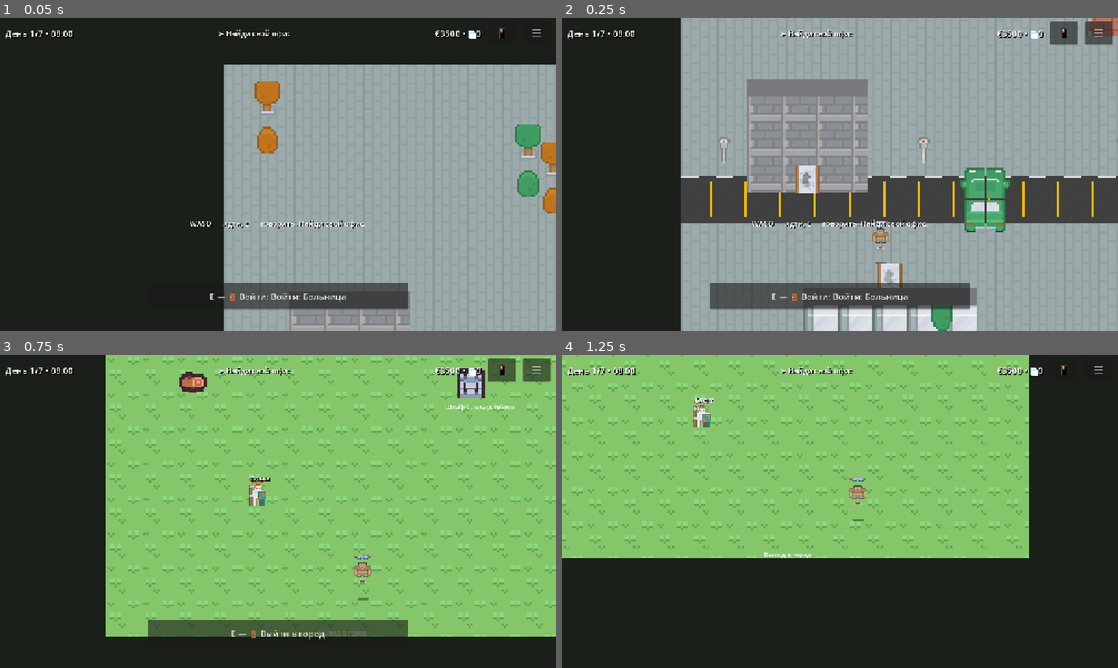
Above: before the commit, frames 1-4 (two rows, left to right).
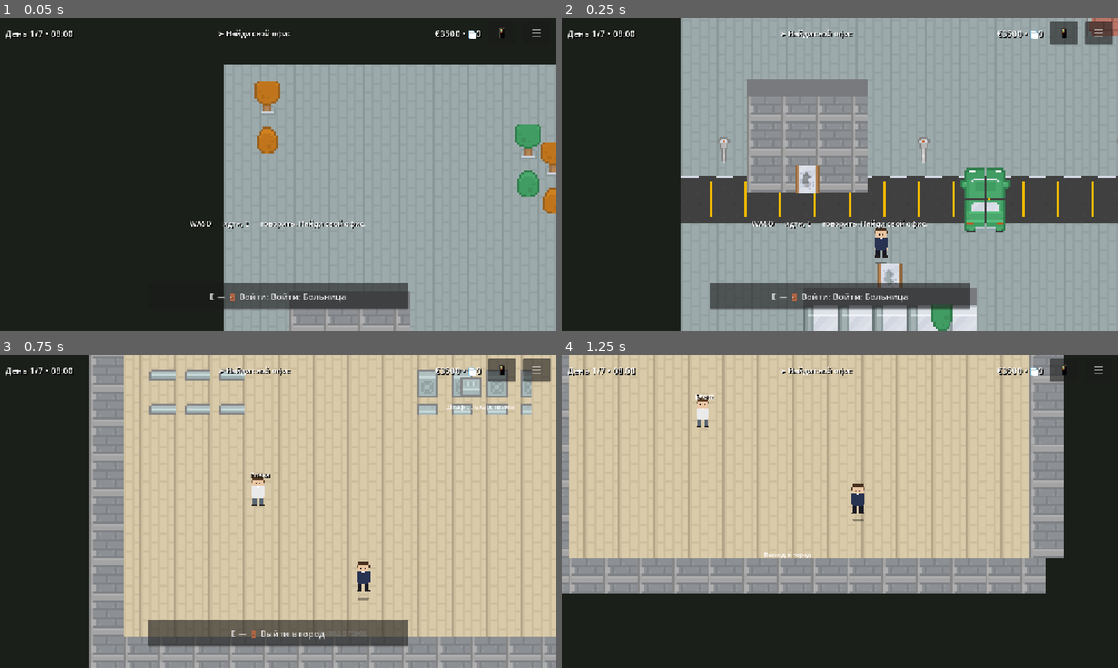
Above: after the commit, the same moments.

Repository: victor-osipov-dev/deputy
Game: Godot game, scene res://scenes/City.tscn
Two runs of this game, one before a commit and one after it. Both use one fixed random seed, a clock stepped at 60 frames per second and the inputs below.
Inputs (mouse positions are in pixels of both pictures, inside the frame that each line leads up to):
- Up to frame 1 (0.05 s): no input
- Up to frame 2 (0.25 s): no input
- Up to frame 3 (0.75 s): move the mouse to (400, 495) at 0.52 s; hold D (move_right) from 0.53 s (still down); hold E (interact) from 0.53 s (still down); click (400, 495) at 0.67 s
- Up to frame 4 (1.25 s): keep holding D (move_right); keep holding E (interact)

Frame 1 is identical in both runs. In frame 2, 0.2% of the frame differs, in the area x 55-59%, y 64-77%; in frame 3, 83%, in the area x 16-100%, y 0-100%; in frame 4, 68%.

Commit message:
Интерьеры и персонажи на modern-city: мебель/пол/стены из атласа, пиксельные пешеходы генерируются кодом

Diff:
--- a/scripts/world/interior.gd
+++ b/scripts/world/interior.gd
@@ -1,35 +1,30 @@
 extends "res://scripts/world/world_base.gd"
 ## Интерьер здания из data/interiors.json: пол, мебель, NPC по постам, объекты.
-## Текстуры: Kenney Tiny Town (CC0), сетка 80px.
+## Текстуры: Kenney Roguelike Modern City (CC0), сетка 80px.
 
 const PX := 80
 
 var conf := {}
 var loc := ""
 
-# пол по зданию
-const FLOOR := {
-	"office": 1,
-	"school": 1,
-	"city_hall": 1,
-	"hospital": 1,
-	"news": 1,
-}
+# индексы тайлов modern-city (row*37+col)
+const T_WOOD := 745 # (28,20) бежевая брусчатка
+const T_WALL := 227 # (5,6) серый кирпич
 
-# мебель: тайл и высота спрайта
+# мебель: индекс тайла-«облицовки» прямоугольника-препятствия
 const FURN := {
-	"Стол": [103, 4.0],
-	"Принтерная": [102, 4.0],
-	"Диван-кровать": [106, 4.0],
-	"Класс 1": [108, 4.0],
-	"Класс 2": [108, 4.0],
-	"Кабинет директора": [103, 4.0],
-	"Приёмная": [108, 4.0],
-	"Зал заседаний": [103, 4.0],
-	"Палата": [106, 4.0],
-	"Склад лекарств": [102, 4.0],
-	"Отдел новостей": [108, 4.0],
-	"Архив": [102, 4.0],
+	"Стол": 546, # принтерный ящик
+	"Принтерная": 545, # ящик с кнопкой
+	"Диван-кровать": 849, # шкаф-тумба
+	"Класс 1": 543, # коробки-парта
+	"Класс 2": 544,
+	"Кабинет директора": 886, # шкафчик
+	"Приёмная": 548, # ящик с ручкой
+	"Зал заседаний": 805, # тёмный шкаф
+	"Палата": 886, # шкафчик
+	"Склад лекарств": 579, # шкафчик с окошком
+	"Отдел новостей": 804, # тёмная стойка
+	"Архив": 875, # тёмный хват-шкаф
 }
 
 
@@ -41,8 +36,7 @@
 	if conf.is_empty():
 		conf = {"name": loc, "size": [1100, 700], "floor": [0.2, 0.2, 0.2], "obstacles": [], "npc_spots": {}, "props": []}
 	var sz: Array = conf.get("size", [1100, 700])
-	var floor_i: int = FLOOR.get(loc, 13)
-	add_child(Tex.tiled(Tex.tile_big(floor_i, PX), Rect2(0, 0, sz[0], sz[1])))
+	add_child(Tex.tiled(Tex.mc_big(T_WOOD, PX), Rect2(0, 0, sz[0], sz[1])))
 	_walls(sz[0], sz[1])
 	_label(str(conf.get("name", loc)), Vector2(30, 16), 24)
 	for o in conf.get("obstacles", []):
@@ -71,10 +65,10 @@
 
 
 func _walls(w: float, h: float) -> void:
-	_solid_body(Rect2(-40, -40, w + 80, 40))
-	_solid_body(Rect2(-40, h, w + 80, 40))
-	_solid_body(Rect2(-40, 0, 40, h))
-	_solid_body(Rect2(w, 0, 40, h))
+	var rects := [Rect2(-40, -40, w + 80, 40), Rect2(-40, h, w + 80, 40), Rect2(-40, 0, 40, h), Rect2(w, 0, 40, h)]
+	for r in rects:
+		add_child(Tex.tiled(Tex.mc_big(T_WALL, PX), r))
+		_solid_body(r)
 
 
 func _label(text: String, pos: Vector2, size: int) -> Label:
@@ -100,14 +94,13 @@
 
 func _furniture(o: Dictionary) -> void:
 	var r := Rect2(o["x"], o["y"], o["w"], o["h"])
-	var st: Array = FURN.get(str(o.get("label", "")), [102, 4.0])
-	var s := Tex.spr(Tex.tile(st[0]), st[1])
-	s.position = r.position + r.size * 0.5 + Vector2(0, -20)
+	var idx: int = FURN.get(str(o.get("label", "")), 546)
+	var s := Tex.tiled(Tex.mc_big(idx, PX), r)
 	add_child(s)
 	_solid_body(r)
 
 
-var PROP_TILE := {"printer": 102, "paper": 102, "bed": 106, "info_board": 102, "flavor": 102}
+var PROP_TILE := {"printer": 545, "paper": 547, "bed": 849, "info_board": 616, "flavor": 543}
 
 
 func _prop(p: Dictionary) -> void:
@@ -140,8 +133,8 @@
 	cs2.shape = cc2
 	a2.add_child(cs2)
 	add_child(a2)
-	var s := Tex.spr(Tex.tile(PROP_TILE.get(kind, 102)), 4.0)
-	s.position = pos + Vector2(0, -20)
+	var s := Tex.spr(Tex.mc_big(PROP_TILE.get(kind, 542), PX), 1.0)
+	s.position = pos + Vector2(0, -16)
 	add_child(s)
 	_label(str(p.get("label", "")), pos + Vector2(-60, 20), 15)
 
--- a/scripts/world/npc.gd
+++ b/scripts/world/npc.gd
@@ -16,8 +16,8 @@
 	circle.radius = 16.0
 	shape.shape = circle
 	n.add_child(shape)
-	var face := Tex.spr(Tex.char_for(npc_id), 2.5)
-	face.position = Vector2(0, -32)
+	var face := Tex.spr(Tex.char_for(npc_id), 3.0)
+	face.position = Vector2(0, -34)
 	n.add_child(face)
 	var tag := Label.new()
 	tag.text = dname
@@ -26,7 +26,7 @@
 	tag.add_theme_color_override("font_shadow_color", Color(0, 0, 0, 0.9))
 	tag.add_theme_constant_override("shadow_offset_x", 1)
 	tag.add_theme_constant_override("shadow_offset_y", 1)
-	tag.position = Vector2(-40, -76)
+	tag.position = Vector2(-40, -84)
 	tag.custom_minimum_size = Vector2(90, 0)
 	tag.horizontal_alignment = HORIZONTAL_ALIGNMENT_CENTER
 	n.add_child(tag)
@@ -48,8 +48,8 @@
 	n.ambient_line = line
 	n.name = "Ambient"
 	var idx: int = abs(line.hash()) % 6
-	var face := Tex.spr(Tex.ambient_char(idx), 2.5)
-	face.position = Vector2(0, -30)
+	var face := Tex.spr(Tex.ambient_char(idx), 3.0)
+	face.position = Vector2(0, -32)
 	n.add_child(face)
 	var tag := Label.new()
 	tag.text = line
@@ -58,7 +58,7 @@
 	tag.add_theme_color_override("font_shadow_color", Color(0, 0, 0, 0.9))
 	tag.add_theme_constant_override("shadow_offset_x", 1)
 	tag.add_theme_constant_override("shadow_offset_y", 1)
-	tag.position = Vector2(-110, -68)
+	tag.position = Vector2(-110, -74)
 	tag.custom_minimum_size = Vector2(230, 0)
 	tag.horizontal_alignment = HORIZONTAL_ALIGNMENT_CENTER
 	tag.autowrap_mode = TextServer.AUTOWRAP_WORD_SMART
--- a/scripts/world/player.gd
+++ b/scripts/world/player.gd
@@ -23,7 +23,7 @@
 	shade.polygon = PackedVector2Array([Vector2(-14, 10), Vector2(14, 10), Vector2(10, 16), Vector2(-10, 16)])
 	shade.color = Color(0, 0, 0, 0.35)
 	add_child(shade)
-	body = Tex.spr(Tex.char_for("player"), 2.5)
+	body = Tex.spr(Tex.char_for("player"), 3.0)
 	body.position = Vector2(0, -32)
 	add_child(body)
 	var sensor := Area2D.new()
@@ -58,9 +58,9 @@
 	# лёгкое покачивание при ходьбе
 	if velocity.length() > 10.0:
 		step_phase += _delta * 10.0
-		body.position.y = -52.0 + abs(sin(step_phase)) * -4.0
+		body.position.y = -34.0 + abs(sin(step_phase)) * -4.0
 	else:
-		body.position.y = -52.0
+		body.position.y = -34.0
 
 
 func is_moving() -> bool:
--- a/scripts/world/tex.gd
+++ b/scripts/world/tex.gd
@@ -1,9 +1,7 @@
 class_name Tex
 extends RefCounted
-## Текстуры Kenney (CC0, см. assets/town/License-*): тайлы города и персонажи.
-
-const ATLAS := preload("res://assets/town/atlas.png")
-const CHARS := preload("res://assets/town/chars.png")
+## Текстуры Kenney (CC0) + генерация пиксельных пешеходов кодом.
+
 const MC := preload("res://assets/city/mc_atlas.png")
 ## Атлас modern-city: 37 колонок, шаг 17px.
 const MC_COLS := 37
@@ -78,66 +76,125 @@
 	return it
 
 
-## Прямоугольник из атласа персонажей (координаты листа).
-static func char_rect(r: Rect2) -> AtlasTexture:
+## Кто как выглядит: индекс варианта пешехода (16x24, генерируется кодом).
+static func char_for(npc_id: String) -> AtlasTexture:
 	var a := AtlasTexture.new()
-	a.atlas = CHARS
-	a.region = r
+	a.atlas = person_tex(person_index(npc_id))
+	a.region = Rect2(0, 0, 16, 24)
 	return a
 
 
-## Кто как выглядит: col,row в сетке листа (фигуры ~17x25).
-static func char_for(npc_id: String) -> AtlasTexture:
-	var col := 1
-	var row := 8
+## Случайный прохожий для толпы.
+static func ambient_char(i: int) -> ImageTexture:
+	var pool := [11, 1, 9, 3, 6, 10]
+	return person_tex(pool[posmod(i, pool.size())])
+
+
+# ---------- пиксельные пешеходы (генерация в рантайме) ----------
+
+static var _people: Array[ImageTexture] = []
+
+# [цвет волос, цвет пиджака/платья, цвет брюк]
+const P_PAL := [
+	[Color(0.28, 0.19, 0.12), Color(0.16, 0.2, 0.32), Color(0.1, 0.1, 0.14)], # игрок: депутат
+	[Color(0.85, 0.7, 0.4), Color(0.6, 0.62, 0.66), Color(0.25, 0.27, 0.3)], # помощник
+	[Color(0.2, 0.15, 0.1), Color(0.2, 0.45, 0.45), Color(0.2, 0.24, 0.28)], # учительница
+	[Color(0.7, 0.7, 0.7), Color(0.45, 0.2, 0.24), Color(0.15, 0.15, 0.18)], # директор
+	[Color(0.12, 0.1, 0.1), Color(0.2, 0.3, 0.22), Color(0.1, 0.1, 0.1)], # чиновник
+	[Color(0.6, 0.45, 0.3), Color(0.35, 0.25, 0.45), Color(0.15, 0.15, 0.2)], # коллега
+	[Color(0.1, 0.1, 0.12), Color(0.25, 0.35, 0.55), Color(0.12, 0.12, 0.16)], # журналист
+	[Color(0.35, 0.24, 0.14), Color(0.92, 0.92, 0.92), Color(0.35, 0.4, 0.45)], # врач
+	[Color(0.85, 0.85, 0.85), Color(0.75, 0.5, 0.55), Color(0.5, 0.35, 0.4)], # бабушка
+	[Color(0.2, 0.15, 0.1), Color(0.8, 0.45, 0.15), Color(0.2, 0.2, 0.25)], # водитель
+	[Color(0.1, 0.08, 0.08), Color(0.5, 0.35, 0.2), Color(0.3, 0.3, 0.34)], # строитель
+	[Color(0.7, 0.3, 0.15), Color(0.3, 0.5, 0.3), Color(0.2, 0.2, 0.24)], # активист
+]
+
+
+static func person_index(npc_id: String) -> int:
 	match npc_id:
 		"player":
-			col = 1
-			row = 9
+			return 0
 		"assistant":
-			col = 1
-			row = 7
+			return 1
 		"teacher_anna":
-			col = 0
-			row = 7
+			return 2
 		"principal":
-			col = 0
-			row = 8
+			return 3
 		"official":
-			col = 1
-			row = 10
+			return 4
 		"deputy_kol":
-			col = 1
-			row = 6
+			return 5
 		"journalist":
-			col = 0
-			row = 9
+			return 6
 		"doctor_elena":
-			col = 0
-			row = 11
+			return 7
 		"patient_granny":
-			col = 1
-			row = 5
+			return 8
 		"driver_sergey":
-			col = 0
-			row = 6
+			return 9
 		"builder":
-			col = 0
-			row = 10
+			return 10
 		"activist":
-			col = 0
-			row = 5
-	var y := row * 17 - 4
-	if y < 0.0:
-		y = 0.0
-	return char_rect(Rect2(col * 17, y, 17, 25))
-
-
-## Случайный прохожий для толпы.
-static func ambient_char(i: int) -> AtlasTexture:
-	var pool := [Vector2(1, 8), Vector2(0, 2), Vector2(1, 2), Vector2(0, 1), Vector2(1, 1), Vector2(0, 8)]
-	var c: Vector2 = pool[i % pool.size()]
-	return char_rect(Rect2(c.x * 17, c.y * 17 - 4, 17, 25))
+			return 11
+		_:
+			return 4
+
+
+## Спрайт-текстура пешехода по индексу.
+static func person_tex(i: int) -> ImageTexture:
+	if _people.is_empty():
+		_build_people()
+	return _people[abs(i) % _people.size()]
+
+
+static func _build_people() -> void:
+	for v in P_PAL.size():
+		var img := Image.create(16, 24, false, Image.FORMAT_RGBA8)
+		_one_person(img, P_PAL[v])
+		_people.append(ImageTexture.create_from_image(img))
+
+
+static func _one_person(img: Image, p: Array) -> void:
+	var hair: Color = p[0]
+	var suit: Color = p[1]
+	var pants: Color = p[2]
+	var skin := Color(0.92, 0.78, 0.64)
+	var shirt := Color(1, 1, 1)
+	var dark := Color(0.13, 0.12, 0.12)
+	var eye := Color(0.08, 0.07, 0.07)
+	# волосы
+	for y in 3:
+		for x in range(4, 12):
+			img.set_pixel(x, y, hair)
+	# лицо
+	for y in range(3, 8):
+		for x in range(4, 12):
+			img.set_pixel(x, y, skin)
+	for y in range(3, 5):
+		img.set_pixel(3, y, hair)
+		img.set_pixel(12, y, hair)
+	img.set_pixel(6, 5, eye)
+	img.set_pixel(9, 5, eye)
+	# пиджак
+	for y in range(8, 17):
+		for x in range(3, 13):
+			img.set_pixel(x, y, suit)
+	for x in range(7, 9):
+		img.set_pixel(x, 8, shirt)
+	img.set_pixel(3, 16, skin)
+	img.set_pixel(12, 16, skin)
+	# штанины
+	for y in range(17, 22):
+		for x in range(4, 7):
+			img.set_pixel(x, y, pants)
+		for x in range(9, 12):
+			img.set_pixel(x, y, pants)
+	# обувь
+	for x in range(3, 7):
+		img.set_pixel(x, 22, dark)
+	for x in range(9, 13):
+		img.set_pixel(x, 22, dark)
 
 
 ## Заливка прямоугольника тайлом (земля, дороги, стены, полы).
